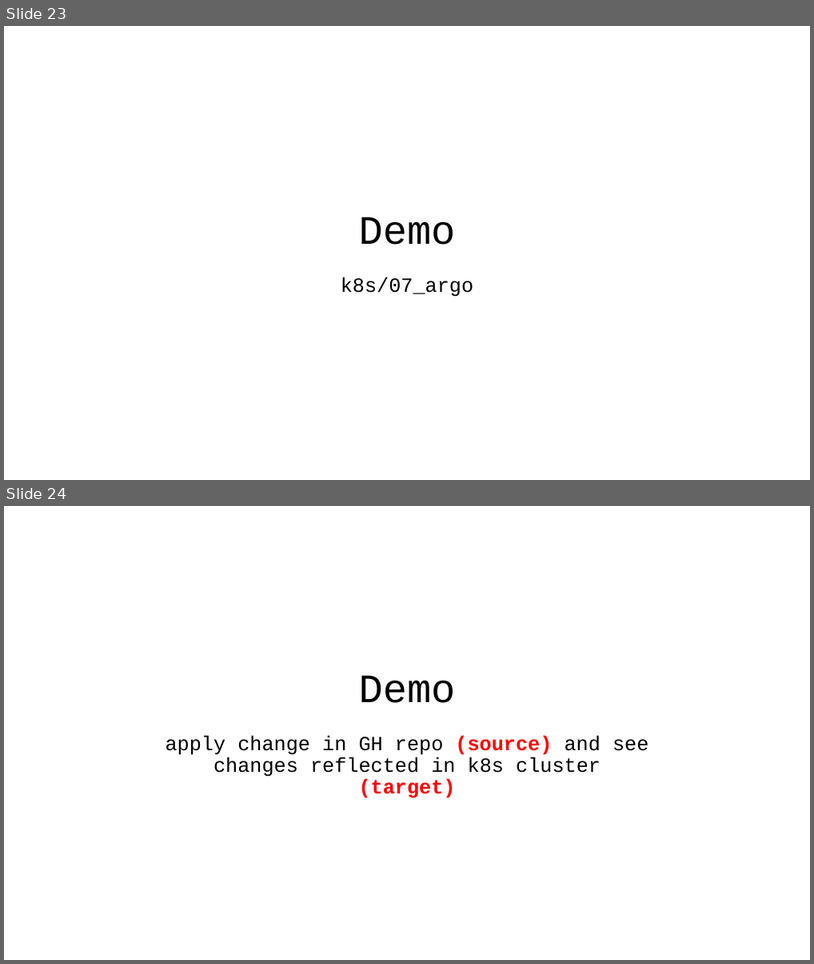
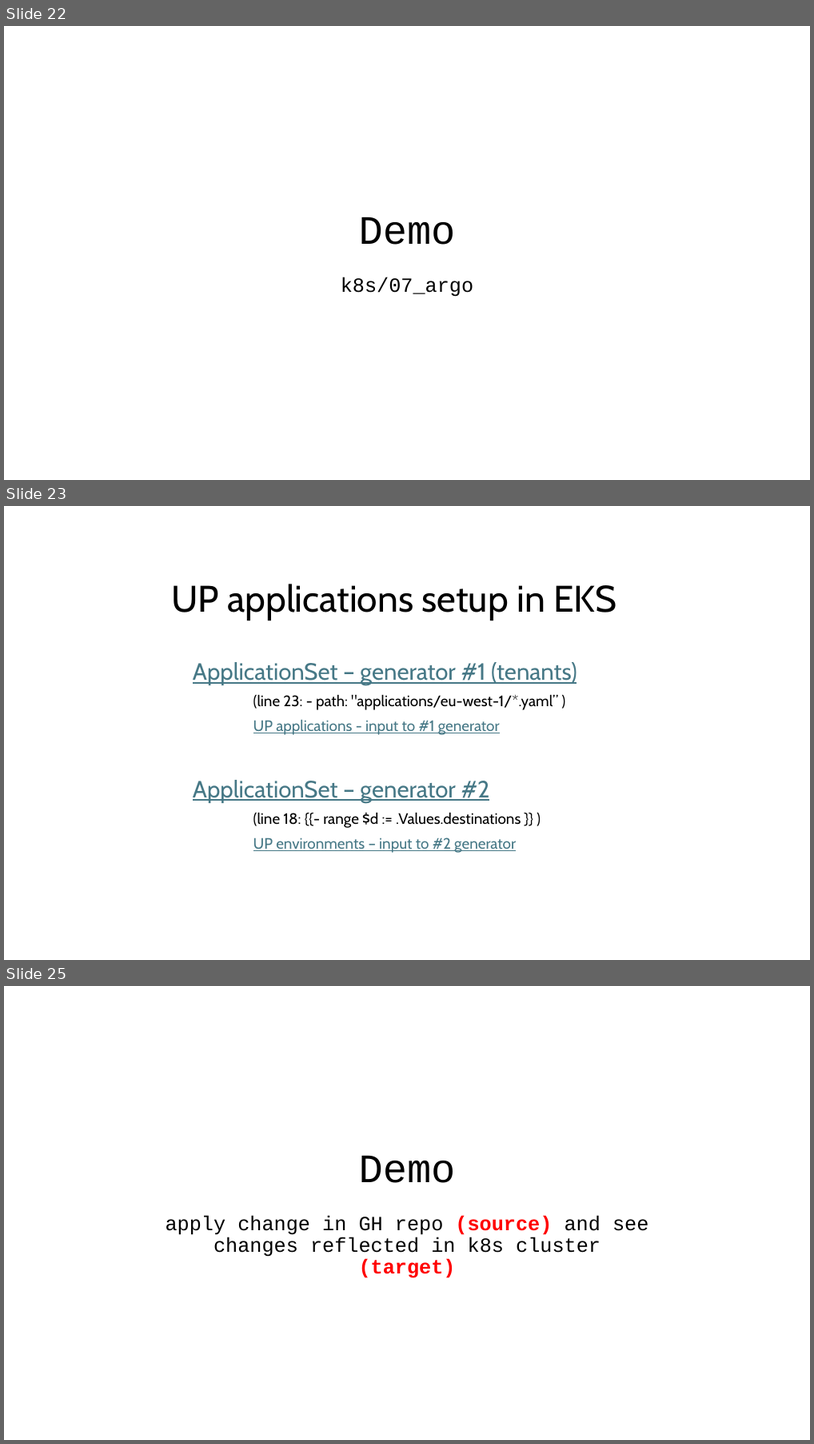
Before and after one commit to witmichal/spring-boot-k8s, a slide deck: kubernetes_vol2.pptx. Shown one above the other, each under a label of ours: slides 23 and 24 before the commit, slides 22, 23 and 25 after it; the slides between them are not shown. The pictures are 814x964 and 814x1444 pixels, drawn with LibreOffice and Linux fonts; fonts in the diff are those of the drawing. Boxes give left, top, right and bottom in pixels: in the first picture for what was removed or moved away, otherwise in the second. Text is boxed around its words. In the diff, an @@ line names an element or a change of style, - is before the commit and + after.

Commit message:
Add ArgoCD diagram for UP applications

```diff
--- a/kubernetes_vol2.pptx
+++ b/kubernetes_vol2.pptx
@@ slide 23 added at (4, 506, 810, 960), background #FFFFFF @@
@@ title added at (171, 584, 617, 620), 44 pt, text #000000 @@
+UP applications setup in EKS
@@ text added at (193, 662, 577, 852), 18 pt, text #467886, underline @@
+ApplicationSet – generator #1 (tenants)
+(line 23: - path: "applications/eu-west-1/*.yaml” )
+UP applications - input to #1 generator
+ApplicationSet – generator #2
+(line 18: {{- range $d := .Values.destinations }} )
+UP environments – input to #2 generator
@@ what was slide 23 is now slide 22 @@
@@ what was slide 24 is now slide 25 @@
```
Also in this commit, not shown: 6 other slides added, 1 slide removed.
